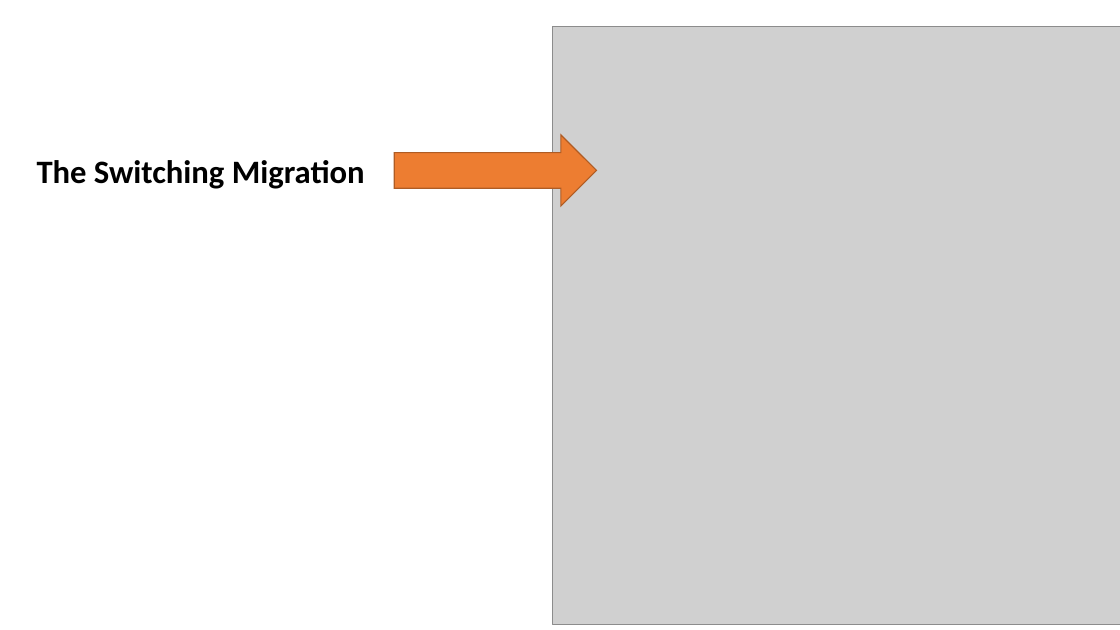
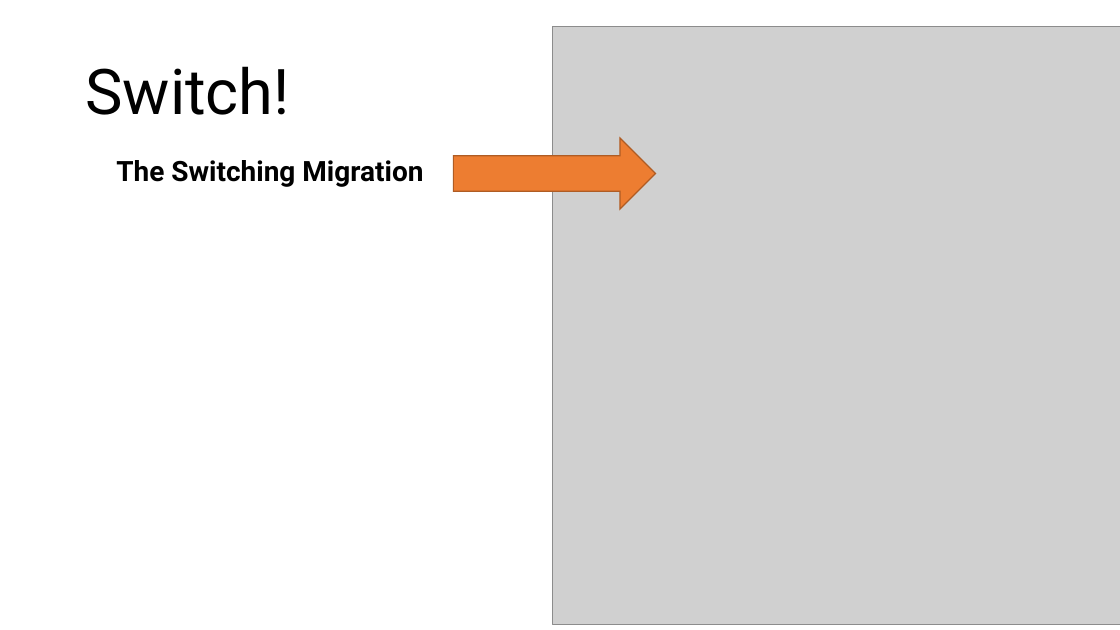
Before and after one commit to yotammanor/bluegreenbooks, a slide deck: slide 35 of PyWebIL - App Based Blue Green Migrations With Django.pptx (slide 34 before the commit). Drawn at 1120x630 pixels with LibreOffice and Linux fonts; fonts in the diff are those of the drawing; grey boxes stand for pictures. Boxes give left, top, right and bottom in pixels: in the first picture for what was removed or moved away, otherwise in the second. Text is boxed around its words. In the diff, an @@ line names an element or a change of style, - is before the commit and + after.

```diff
--- a/PyWebIL - App Based Blue Green Migrations With Django.pptx
+++ b/PyWebIL - App Based Blue Green Migrations With Django.pptx
@@ title added at box(85, 66, 289, 115), 54 pt, text #000000 @@
+Switch!
@@ right arrow: place and size @@
-right arrow at box(394, 134, 597, 206)
+right arrow at box(454, 138, 656, 209)
@@ text "The Switching Migration": place and size @@
-text "The Switching Migration" at box(37, 160, 365, 189)
+text "The Switching Migration" at box(116, 160, 423, 187)
@@ text "The Switching Migration" at box(116, 160, 423, 187): size 28 to 24 pt, font Calibri to Roboto @@
```
Also in this commit, not shown: 29 other slides changed, 5 slides added, 3 slides removed.
